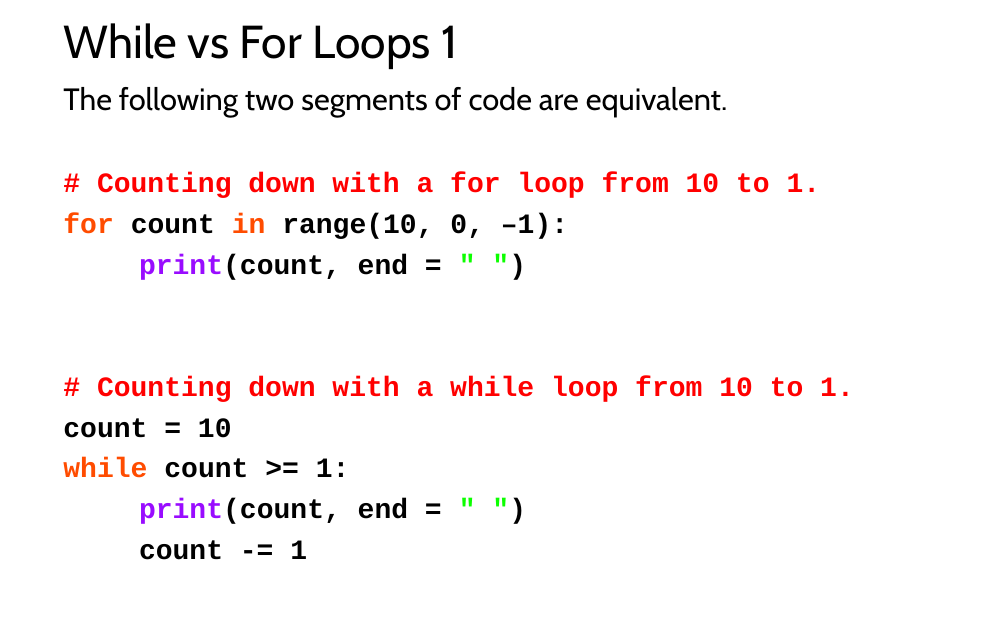
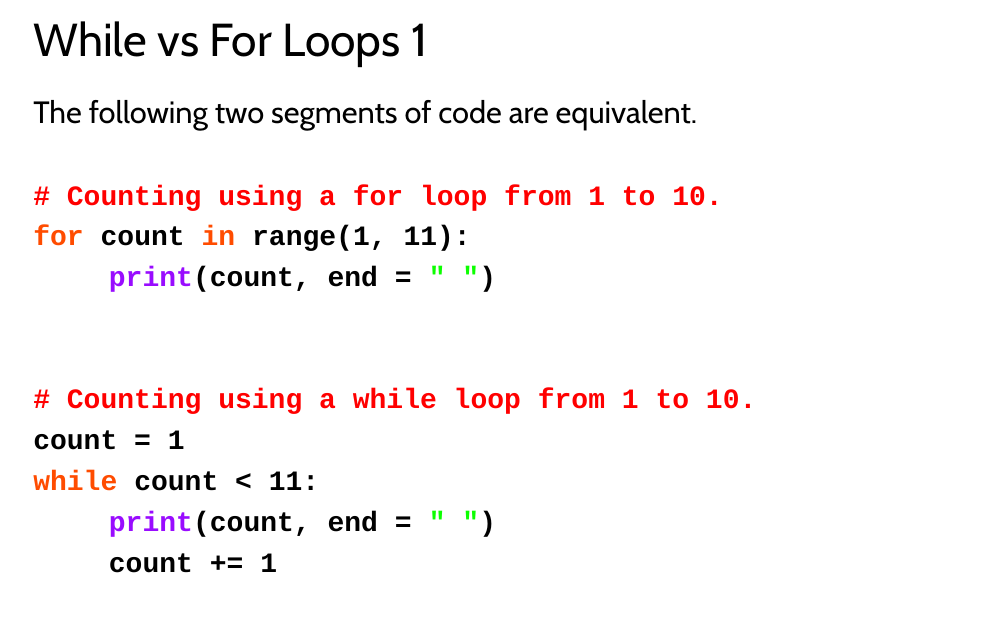
Before and after one commit to LongBaoNguyen/longbaonguyen.github.io, a slide deck: slide 4 of courses/apcsp/lect6.pptx. Drawn at 1008x630 pixels with LibreOffice and Linux fonts; fonts in the diff are those of the drawing. Boxes give left, top, right and bottom in pixels: in the first picture for what was removed or moved away, otherwise in the second. Text is boxed around its words. In the diff, an @@ line names an element or a change of style, - is before the commit and + after.

```diff
--- a/courses/apcsp/lect6.pptx
+++ b/courses/apcsp/lect6.pptx
@@ title "While vs For Loops 1": place and size @@
-title "While vs For Loops 1" at <box>63,23,457,69</box>
+title "While vs For Loops 1" at <box>33,21,427,67</box>
@@ text "The following two segments of ...": place and size @@
-text "The following two segments of ..." at <box>63,87,854,560</box>
+text "The following two segments of ..." at <box>33,100,756,573</box>
@@ text at <box>33,185,722,251</box>: text changed @@
-# Counting down with a for loop from 10 to 1.
-for count in range(10, 0, –1):
+# Counting using a for loop from 1 to 10.
+for count in range(1, 11):
@@ text at <box>33,389,756,491</box>: text changed @@
-# Counting down with a while loop from 10 to 1.
-count = 10
-while count >= 1:
+# Counting using a while loop from 1 to 10.
+count = 1
+while count < 11:
@@ text at <box>109,553,277,573</box>: text changed @@
-count -= 1
+count += 1
```
Also in this commit, not shown: 10 other slides changed, 1 other file.
